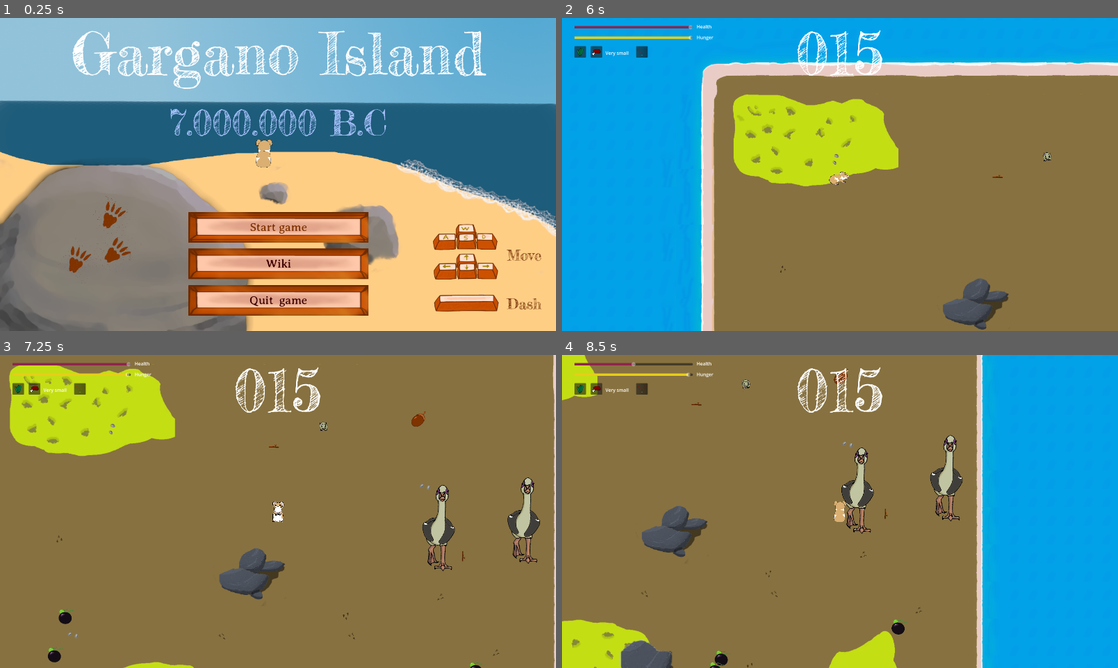
Above: before the commit, frames 1-4 (two rows, left to right).
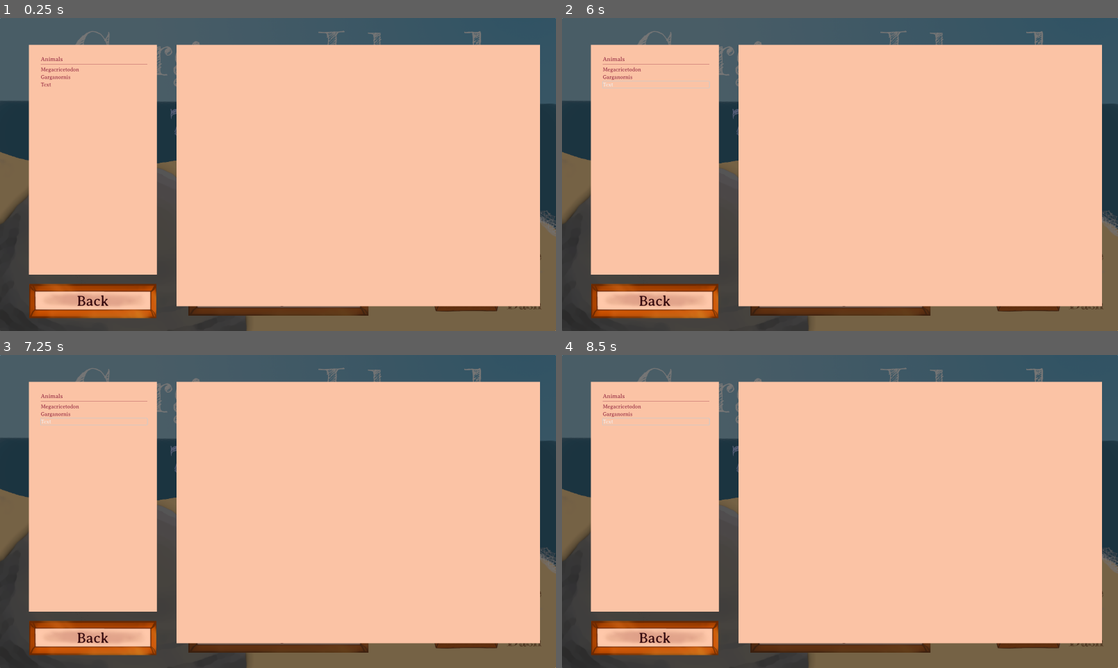
Above: after the commit, the same moments.

Repository: nialsiG/GMTK2024
Game: Godot game, scene res://scenes/start_menu.tscn
The game is run twice, just before and just after one commit, with the same random seed, the same clock (stepped at 60 frames per second) and the same inputs. The engine's default icon, where the game draws it, is replaced by a stand-in: a white triangle on a blue panel in a dark square.
Inputs (mouse positions are in pixels of both pictures, inside the frame that each line leads up to):
- Up to frame 1 (0.25 s): no input
- Up to frame 2 (6 s): click (667, 246) at 0.52 s; click (667, 246) at 1.27 s; click (656, 68) at 2 s, where only the run after the commit has a clickable "Megacricetodon"; click (656, 77) at 2.75 s, where only the run after the commit has a clickable "Garganornis"; click (656, 83) at 3.5 s, where only the run after the commit has a clickable "Text"; click "Start game" at 4.25 s; click (840, 227) at 5 s, where only the run after the commit has a clickable "Start game"; hold D (move_right) from 5.78 s (still down); tap Space (attack) at 5.85 s
- Up to frame 3 (7.25 s): release D (move_right) at 6.53 s; hold S (move_down) from 6.53 s (still down); tap Space (attack) at 6.6 s
- Up to frame 4 (8.5 s): release S (move_down) at 7.28 s; hold D (move_right) 7.28-8.03 s; tap Space (attack) at 7.35, 8.1 s; hold W (move_up) from 8.03 s (still down)

The runs differ from the first frame. In frame 1, 97% of the frame differs, in the area x 0-100%, y 0-100%; in frame 2, 96%; in frame 3, 95%; in frame 4, 98%.

Commit message:
wiki first pass + credits

Diff:
--- /dev/null
+++ b/Gmtk 2024/resources/buttons/wiki_button_theme.tres
@@ -0,0 +1,7 @@
+[gd_resource type="Theme" load_steps=2 format=3 uid="uid://bjp6a1iwnrfix"]
+
+[ext_resource type="FontFile" uid="uid://bxidviks1lwgv" path="res://assets/fonts/AveriaSerifLibre-Regular.ttf" id="1_1hmvs"]
+
+[resource]
+default_font = ExtResource("1_1hmvs")
+default_font_size = 18
--- /dev/null
+++ b/Gmtk 2024/resources/labels/textOnRocks.tres
@@ -0,0 +1,11 @@
+[gd_resource type="LabelSettings" load_steps=2 format=3 uid="uid://jbgfdqi76xl4"]
+
+[ext_resource type="FontFile" uid="uid://bxidviks1lwgv" path="res://assets/fonts/AveriaSerifLibre-Regular.ttf" id="1_ip4aj"]
+
+[resource]
+line_spacing = 20.0
+font = ExtResource("1_ip4aj")
+font_size = 40
+font_color = Color(0.831373, 0.776471, 0.756863, 0.568627)
+outline_size = 11
+outline_color = Color(0.278431, 0.278431, 0.278431, 0.537255)
--- /dev/null
+++ b/Gmtk 2024/resources/labels/wiki_label_settings.tres
@@ -0,0 +1,8 @@
+[gd_resource type="LabelSettings" load_steps=2 format=3 uid="uid://b41oa5u17ggre"]
+
+[ext_resource type="FontFile" uid="uid://bxidviks1lwgv" path="res://assets/fonts/AveriaSerifLibre-Regular.ttf" id="1_w12if"]
+
+[resource]
+font = ExtResource("1_w12if")
+font_size = 20
+font_color = Color(0.611765, 0.203922, 0.282353, 1)
--- a/Gmtk 2024/scenes/start_menu.tscn
+++ b/Gmtk 2024/scenes/start_menu.tscn
@@ -16,6 +16,9 @@
 [ext_resource type="LabelSettings" uid="uid://bn0y2ipsuysdl" path="res://resources/labels/title3.tres" id="9_o84i5"]
 [ext_resource type="Texture2D" uid="uid://ol0k8jj34cgk" path="res://assets/sprites/Other/Steps2.png" id="11_1th13"]
 [ext_resource type="FontFile" uid="uid://bxidviks1lwgv" path="res://assets/fonts/AveriaSerifLibre-Regular.ttf" id="15_50dkx"]
+[ext_resource type="LabelSettings" uid="uid://jbgfdqi76xl4" path="res://resources/labels/textOnRocks.tres" id="15_jujkx"]
+[ext_resource type="LabelSettings" uid="uid://b41oa5u17ggre" path="res://resources/labels/wiki_label_settings.tres" id="17_7a77u"]
+[ext_resource type="Theme" uid="uid://bjp6a1iwnrfix" path="res://resources/buttons/wiki_button_theme.tres" id="18_xu14w"]
 
 [sub_resource type="LabelSettings" id="LabelSettings_6q3vm"]
 font = ExtResource("5_qj008")
@@ -24,6 +27,11 @@
 
 [sub_resource type="StyleBoxTexture" id="StyleBoxTexture_0lqv6"]
 texture = ExtResource("8_0vaqb")
+
+[sub_resource type="StyleBoxLine" id="StyleBoxLine_2ddwe"]
+color = Color(0.611765, 0.203922, 0.282353, 1)
+
+[sub_resource type="StyleBoxEmpty" id="StyleBoxEmpty_jif0o"]
 
 [node name="start_menu" type="Node"]
 process_mode = 3
@@ -196,7 +204,8 @@
 theme_override_styles/disabled = ExtResource("7_1ysxi")
 text = "Quit  game"
 
-[node name="CreditsButton" type="TextureButton" parent="CanvasLayer/Buttons"]
+[node name="ShowCreditsButton" type="TextureButton" parent="CanvasLayer/Buttons"]
+layout_mode = 0
 offset_left = 364.0
 offset_top = 608.0
 offset_right = 564.0
@@ -206,8 +215,33 @@
 texture_pressed = ExtResource("11_1th13")
 texture_hover = ExtResource("11_1th13")
 
+[node name="HideCreditsButtonBack" type="TextureButton" parent="CanvasLayer/Buttons"]
+visible = false
+layout_mode = 0
+offset_left = 211.0
+offset_top = 637.0
+offset_right = 509.0
+offset_bottom = 978.0
+
+[node name="Credits" type="Label" parent="CanvasLayer/Buttons/HideCreditsButtonBack"]
+layout_mode = 1
+anchors_preset = 15
+anchor_right = 1.0
+anchor_bottom = 1.0
+offset_left = -53.0
+offset_right = 53.0
+offset_bottom = 2.0
+grow_horizontal = 2
+grow_vertical = 2
+text = "Developed by
+Gly & SlainghisKhan
+for the
+GMTK game jam 2024
+\"Built to scale\""
+label_settings = ExtResource("15_jujkx")
+horizontal_alignment = 1
+
 [node name="WikiContainer" type="Panel" parent="CanvasLayer/Buttons"]
-visible = false
 layout_mode = 1
 anchors_preset = 15
 anchor_right = 1.0
@@ -217,10 +251,10 @@
 
 [node name="back_button" type="Button" parent="CanvasLayer/Buttons/WikiContainer"]
 layout_mode = 2
-offset_left = 644.0
-offset_top = 917.0
-offset_right = 1270.0
-offset_bottom = 1026.0
+offset_left = 101.0
+offset_top = 928.0
+offset_right = 540.0
+offset_bottom = 1025.0
 theme_override_colors/font_color = Color(0.203922, 0.0352941, 0.0509804, 1)
 theme_override_colors/font_pressed_color = Color(1, 1, 1, 1)
 theme_override_colors/font_hover_color = Color(0.913925, 0.536685, 0.125707, 1)
@@ -233,6 +267,106 @@
 theme_override_styles/disabled = ExtResource("7_1ysxi")
 text = "Back"
 
+[node name="RightPanel" type="ColorRect" parent="CanvasLayer/Buttons/WikiContainer"]
+layout_mode = 1
+anchors_preset = 8
+anchor_left = 0.5
+anchor_top = 0.5
+anchor_right = 0.5
+anchor_bottom = 0.5
+offset_left = -350.0
+offset_top = -448.0
+offset_right = 905.0
+offset_bottom = 455.0
+grow_horizontal = 2
+grow_vertical = 2
+color = Color(0.984314, 0.764706, 0.647059, 1)
+
+[node name="VBoxContainer" type="VBoxContainer" parent="CanvasLayer/Buttons/WikiContainer/RightPanel"]
+layout_mode = 1
+anchors_preset = 15
+anchor_right = 1.0
+anchor_bottom = 1.0
+offset_left = 47.0
+offset_top = 34.0
+offset_right = -34.0
+offset_bottom = -34.0
+grow_horizontal = 2
+grow_vertical = 2
+
+[node name="LeftPanel" type="ColorRect" parent="CanvasLayer/Buttons/WikiContainer"]
+layout_mode = 1
+anchors_preset = 8
+anchor_left = 0.5
+anchor_top = 0.5
+anchor_right = 0.5
+anchor_bottom = 0.5
+offset_left = -860.0
+offset_top = -448.0
+offset_right = -418.0
+offset_bottom = 345.0
+grow_horizontal = 2
+grow_vertical = 2
+color = Color(0.984314, 0.764706, 0.647059, 1)
+
+[node name="VBoxContainer" type="VBoxContainer" parent="CanvasLayer/Buttons/WikiContainer/LeftPanel"]
+layout_mode = 1
+anchors_preset = 15
+anchor_right = 1.0
+anchor_bottom = 1.0
+offset_left = 41.0
+offset_top = 39.0
+offset_right = -34.0
+offset_bottom = -39.0
+grow_horizontal = 2
+grow_vertical = 2
+
+[node name="Label" type="Label" parent="CanvasLayer/Buttons/WikiContainer/LeftPanel/VBoxContainer"]
+layout_mode = 2
+text = "Animals"
+label_settings = ExtResource("17_7a77u")
+
+[node name="HSeparator" type="HSeparator" parent="CanvasLayer/Buttons/WikiContainer/LeftPanel/VBoxContainer"]
+layout_mode = 2
+theme_override_constants/separation = 5
+theme_override_styles/separator = SubResource("StyleBoxLine_2ddwe")
+
+[node name="ButtonMegacricetodon" type="Button" parent="CanvasLayer/Buttons/WikiContainer/LeftPanel/VBoxContainer"]
+layout_mode = 2
+theme = ExtResource("18_xu14w")
+theme_override_colors/font_color = Color(0.611765, 0.203922, 0.282353, 1)
+theme_override_colors/font_pressed_color = Color(0.721569, 0.682353, 0.690196, 1)
+theme_override_colors/font_hover_color = Color(0.941176, 0.941176, 0.941176, 1)
+theme_override_colors/font_focus_color = Color(0.941176, 0.941176, 0.941176, 1)
+theme_override_fonts/font = ExtResource("15_50dkx")
+theme_override_styles/normal = SubResource("StyleBoxEmpty_jif0o")
+text = "Megacricetodon"
+alignment = 0
+
+[node name="ButtonGarganornis" type="Button" parent="CanvasLayer/Buttons/WikiContainer/LeftPanel/VBoxContainer"]
+layout_mode = 2
+theme = ExtResource("18_xu14w")
+theme_override_colors/font_color = Color(0.611765, 0.203922, 0.282353, 1)
+theme_override_colors/font_pressed_color = Color(0.721569, 0.682353, 0.690196, 1)
+theme_override_colors/font_hover_color = Color(0.941176, 0.941176, 0.941176, 1)
+theme_override_colors/font_focus_color = Color(0.941176, 0.941176, 0.941176, 1)
+theme_override_fonts/font = ExtResource("15_50dkx")
+theme_override_styles/normal = SubResource("StyleBoxEmpty_jif0o")
+text = "Garganornis"
+alignment = 0
+
+[node name="Button" type="Button" parent="CanvasLayer/Buttons/WikiContainer/LeftPanel/VBoxContainer"]
+layout_mode = 2
+theme = ExtResource("18_xu14w")
+theme_override_colors/font_color = Color(0.611765, 0.203922, 0.282353, 1)
+theme_override_colors/font_pressed_color = Color(0.721569, 0.682353, 0.690196, 1)
+theme_override_colors/font_hover_color = Color(0.941176, 0.941176, 0.941176, 1)
+theme_override_colors/font_focus_color = Color(0.941176, 0.941176, 0.941176, 1)
+theme_override_fonts/font = ExtResource("15_50dkx")
+theme_override_styles/normal = SubResource("StyleBoxEmpty_jif0o")
+text = "Text"
+alignment = 0
+
 [node name="StartGoosePlayer" type="AudioStreamPlayer" parent="."]
 stream = ExtResource("5_wla5a")
 volume_db = 23.998
@@ -240,4 +374,6 @@
 [connection signal="pressed" from="CanvasLayer/Buttons/VBoxContainer/start_button" to="." method="_on_start_button_pressed"]
 [connection signal="pressed" from="CanvasLayer/Buttons/VBoxContainer/wiki_button" to="." method="_on_wiki_button_pressed"]
 [connection signal="pressed" from="CanvasLayer/Buttons/VBoxContainer/quit_button" to="." method="_on_quit_button_pressed"]
+[connection signal="pressed" from="CanvasLayer/Buttons/ShowCreditsButton" to="." method="_on_show_credits_button_pressed"]
+[connection signal="pressed" from="CanvasLayer/Buttons/HideCreditsButtonBack" to="." method="_on_hide_credits_button_back_pressed"]
 [connection signal="pressed" from="CanvasLayer/Buttons/WikiContainer/back_button" to="." method="_on_back_button_pressed"]
--- a/Gmtk 2024/scripts/start_menu.gd
+++ b/Gmtk 2024/scripts/start_menu.gd
@@ -8,6 +8,8 @@
 @onready var _has_started : bool = false
 @onready var _main_container : VBoxContainer = $CanvasLayer/Buttons/VBoxContainer
 @onready var _wiki_panel : Panel = $CanvasLayer/Buttons/WikiContainer
+@onready var _show_credits_button : TextureButton = $CanvasLayer/Buttons/ShowCreditsButton
+@onready var _hide_credits_button : TextureButton = $CanvasLayer/Buttons/HideCreditsButtonBack
 
 func _ready():
 	focus_button.grab_focus()
@@ -38,3 +40,11 @@
 func _on_back_button_pressed():
 	_wiki_panel.hide()
 	_main_container.show()
+
+func _on_show_credits_button_pressed():
+	_show_credits_button.hide()
+	_hide_credits_button.show()
+
+func _on_hide_credits_button_back_pressed():
+	_show_credits_button.show()
+	_hide_credits_button.hide()
Not shown: 1 places in Gmtk 2024/scenes/start_menu.tscn that only renumber resources
